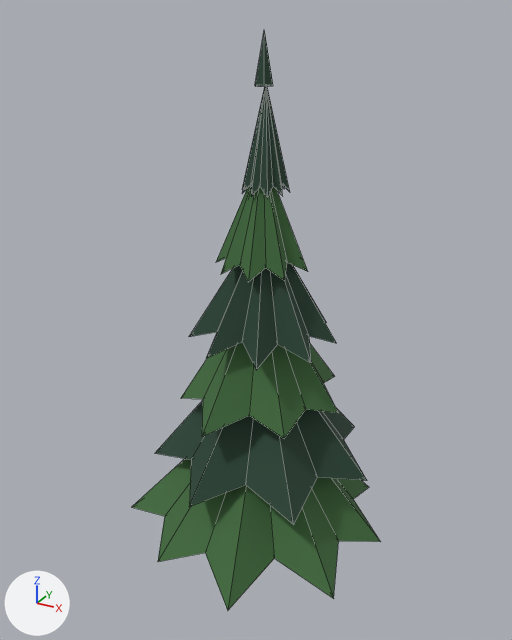
One commit to the glTF model art/models/pine_c.glb: the scene before it, then after it.
Camera for both pictures: a 50 mm camera at (1.68, -3.14, 3.08) aimed at (-0.02, -0.04, 1.53). Every picture has the same lights, and +X, +Y and +Z are marked at lower left. The first picture is the older version. Mesh edges are drawn as thin lines. Vertices at exactly the same position are counted once.

The scene before the commit, as lines of its bpy script (objects in view):
```python
me_pine_c = bpy.data.meshes.new('pine_c')
me_pine_c.from_pydata(...)  # 190 vertices, 332 faces; spans x -0.72..0.74, y -0.8..0.72, z -0.03..3.0
# faces by material slot: [126, 48, 98, 60]
me_pine_c.materials.append(mat_pal_peat)  # black #2b1f1a
me_pine_c.materials.append(mat_pal_moss)  # dark green #3e6a3a
me_pine_c.materials.append(mat_pal_bruise_deep)  # dark purple #2b1438
me_pine_c.materials.append(mat_pal_bog)  # dark green #254232
ob_pine_c = bpy.data.objects.new('pine_c', me_pine_c)
ob_pine_c.location = (0.0, 0.0, 0.0)
```
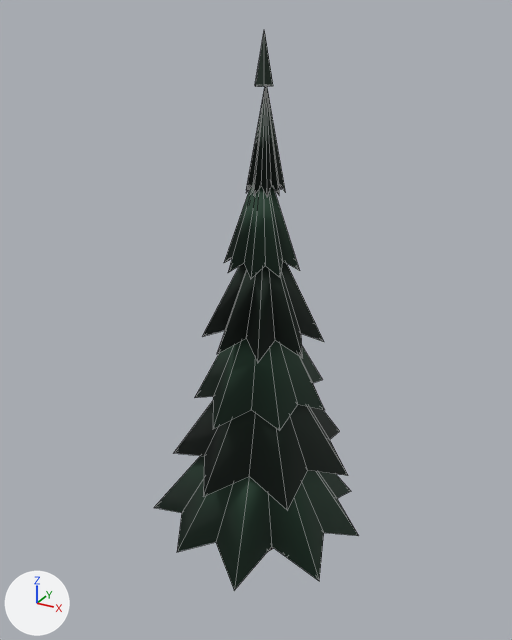
Changed parts and their boxes (x1, y1, x2, y2) in the pictures (512 x 640 px; the box of a moved part takes in the faces that stretch with it):
'pine_c', recoloured, reshaped (18% narrower): before (132, 30, 381, 610); after (154, 30, 358, 590)
part 1 of me_pine_c, moved or reshaped: before (132, 459, 381, 610); after (154, 456, 358, 590)
part 2 of me_pine_c, moved or reshaped: before (181, 342, 338, 438); after (195, 339, 324, 431)
part 3 of me_pine_c, moved or reshaped: before (216, 185, 307, 282); after (224, 183, 300, 279)
part 4 of me_pine_c, moved or reshaped: before (155, 400, 367, 525); after (174, 401, 348, 511)
part 5 of me_pine_c, moved or reshaped: before (189, 263, 336, 370); after (203, 262, 324, 363)
part 6 of me_pine_c, moved or reshaped: before (242, 87, 290, 199); after (246, 87, 286, 197)
part 7 of me_pine_c, recoloured: before (132, 185, 381, 610); after (154, 183, 358, 590)
part 8 of me_pine_c, recoloured: before (155, 37, 367, 525); after (174, 37, 348, 511)

What changed in the scene script:
```text
Add mat_pal_bog_deep:
    mat_pal_bog_deep = principled_material('pal_bog_deep')
    mat_pal_bog_deep.base_color = (0.007, 0.0194, 0.0116)  # black #14261c
    mat_pal_bog_deep.roughness = 0.85
Add mat_pal_void:
    mat_pal_void = principled_material('pal_void')
    mat_pal_void.base_color = (0.00402, 0.00304, 0.00605)  # black #0d0a12
    mat_pal_void.roughness = 0.85
Change me_pine_c:
    used by ob_pine_c; location = (0.0, 0.0, 0.0)
    remove me_pine_c.from_pydata(...)  # 190 vertices, 332 faces; spans x -0.72..0.74, y -0.8..0.72, z -0.03..3.0
    add me_pine_c.from_pydata(...)  # 190 vertices, 332 faces; spans x -0.59..0.61, y -0.67..0.59, z -0.03..3.0
    me_pine_c part 1: the loose piece of 20 vertices spanning x -0.72..0.74, y -0.8..0.72, z 0.25..1.1 is scaled about its middle by (0.827, 0.827, 1)
    me_pine_c part 2: the loose piece of 16 vertices spanning x -0.49..0.45, y -0.52..0.48, z 1.04..1.77 is scaled about its middle by (0.827, 0.827, 1)
    me_pine_c part 3: the loose piece of 18 vertices spanning x -0.26..0.24, y -0.24..0.23, z 1.83..2.43 is scaled about its middle by (0.827, 0.827, 1)
    me_pine_c part 4: the loose piece of 16 vertices spanning x -0.57..0.64, y -0.61..0.65, z 0.65..1.43 is scaled about the mesh origin by (0.827, 0.827, 1)
    me_pine_c part 5: the loose piece of 20 vertices spanning x -0.37..0.4, y -0.4..0.37, z 1.44..2.1 is scaled about its middle by (0.827, 0.827, 1)
    me_pine_c part 6: the loose piece of 20 vertices spanning x -0.13..0.12, y -0.1..0.15, z 2.23..2.77 is scaled about its middle by (0.827, 0.827, 1)
    me_pine_c part 7: all 48 faces that had it switch from mat_pal_moss (dark green #3e6a3a) to mat_pal_bog (dark green #254232)
    me_pine_c part 8: all 60 faces that had it switch from mat_pal_bog (dark green #254232) to mat_pal_bog_deep (black #14261c)
    remove me_pine_c.materials.append(mat_pal_bruise_deep)  # dark purple #2b1438
    add me_pine_c.materials.append(mat_pal_void)  # black #0d0a12
```
